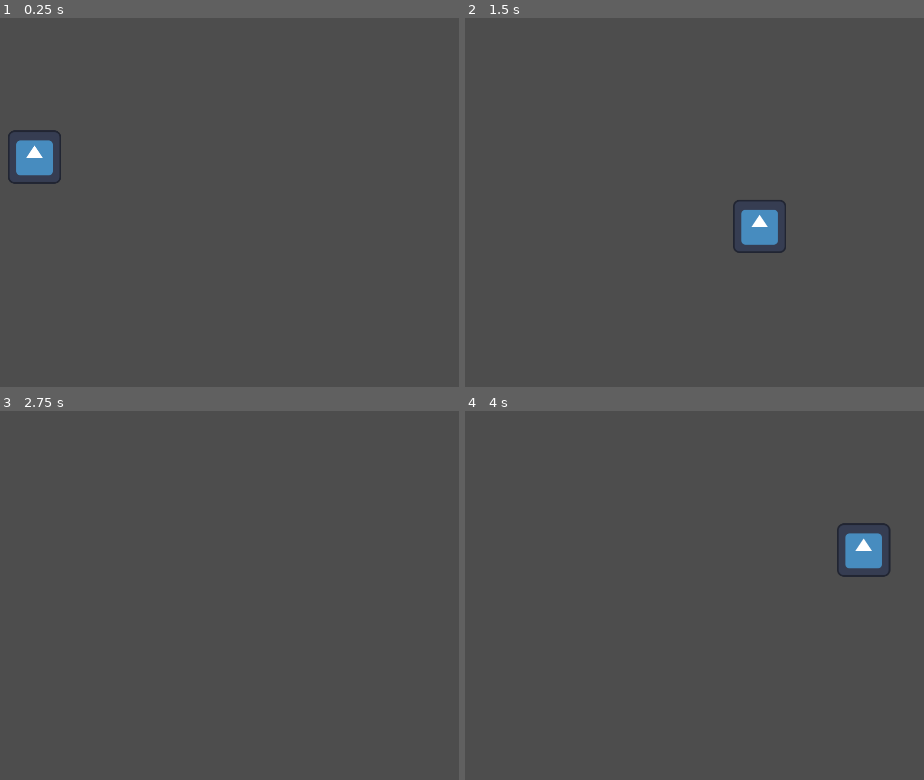
Above: before the commit, frames 1-4 (two rows, left to right).
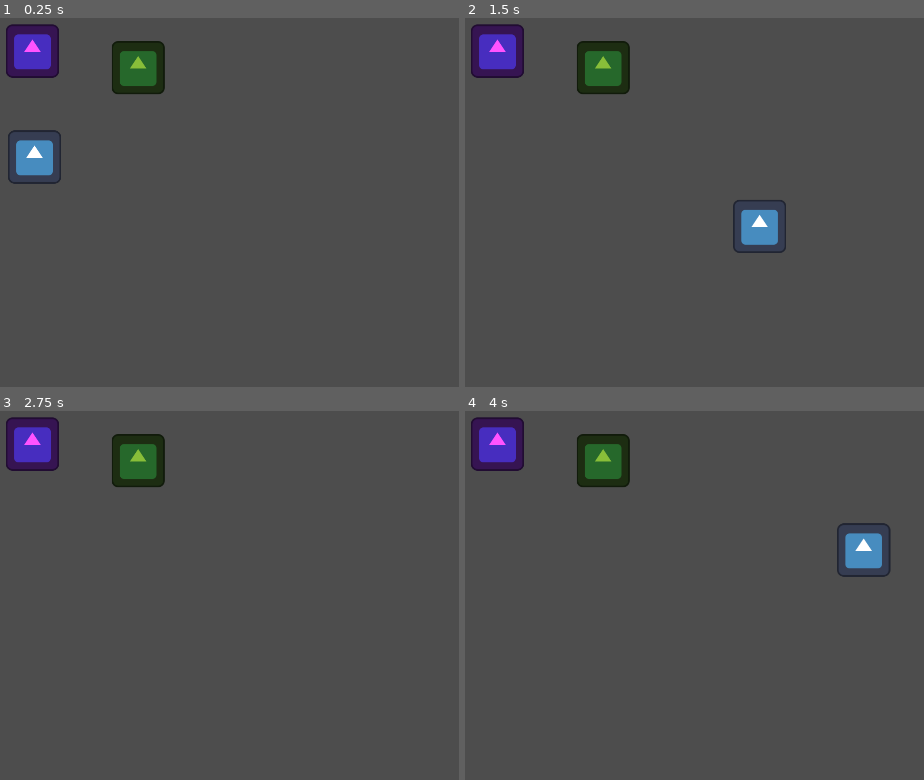
Above: after the commit, the same moments.

Repository: Disablak/godot-jam-noise
Game: Godot game, scene res://scenes/main.tscn
The game is run twice, just before and just after one commit, with the same random seed, the same clock (stepped at 60 frames per second) and the same inputs. The engine's default icon, where the game draws it, is replaced by a stand-in: a white triangle on a blue panel in a dark square.
Inputs:
- Up to frame 1 (0.25 s): no input
- Up to frame 2 (1.5 s): tap Enter at 0.5 s; hold D (right) 0.53-1.28 s; hold S (down) from 1.28 s (still down)
- Up to frame 3 (2.75 s): release S (down) at 2.03 s; hold D (right) from 2.03 s (still down)
- Up to frame 4 (4 s): tap Space at 2.75 s; release D (right) at 2.78 s; hold W (up) 2.78-3.53 s; tap Enter at 3.5 s; hold Left (left) from 3.53 s (still down)

The runs differ from the first frame. In frame 1, 3.3% of the frame differs, in the area x 1-36%, y 1-21%; in frame 2, 3.3%; in frame 3, 3.3%; in frame 4, 3.3%.

Commit message:
interact with object

Diff:
--- /dev/null
+++ b/scenes/interactable_object.tscn
@@ -0,0 +1,17 @@
+[gd_scene load_steps=4 format=3 uid="uid://b1etmgpypsdny"]
+
+[ext_resource type="Script" uid="uid://dolhu4t42p8e" path="res://scripts/interactable_object.gd" id="1_1cvqn"]
+[ext_resource type="Texture2D" uid="uid://ceuy0c067rqwv" path="res://icon.svg" id="2_1t2qe"]
+
+[sub_resource type="RectangleShape2D" id="RectangleShape2D_0wfyh"]
+size = Vector2(100, 100)
+
+[node name="InteractableObject" type="StaticBody2D"]
+script = ExtResource("1_1cvqn")
+
+[node name="CollisionShape2D" type="CollisionShape2D" parent="."]
+shape = SubResource("RectangleShape2D_0wfyh")
+
+[node name="Sprite2D" type="Sprite2D" parent="."]
+self_modulate = Color(1, 0.32549, 1, 1)
+texture = ExtResource("2_1t2qe")
--- a/scenes/main.tscn
+++ b/scenes/main.tscn
@@ -1,6 +1,7 @@
-[gd_scene load_steps=3 format=3 uid="uid://bq7wh8xvvc37l"]
+[gd_scene load_steps=4 format=3 uid="uid://bq7wh8xvvc37l"]
 
 [ext_resource type="PackedScene" uid="uid://j5xmm3wjcflk" path="res://scenes/player.tscn" id="1_o5qli"]
+[ext_resource type="PackedScene" uid="uid://b1etmgpypsdny" path="res://scenes/interactable_object.tscn" id="2_0wfyh"]
 
 [sub_resource type="RectangleShape2D" id="RectangleShape2D_o5qli"]
 size = Vector2(100, 1080)
@@ -15,3 +16,14 @@
 
 [node name="CollisionShape2D" type="CollisionShape2D" parent="StaticBody2D"]
 shape = SubResource("RectangleShape2D_o5qli")
+
+[node name="InteractableObject" parent="." instance=ExtResource("2_0wfyh")]
+position = Vector2(895, 272)
+
+[node name="InteractableObject2" parent="." instance=ExtResource("2_0wfyh")]
+position = Vector2(1149, 312)
+
+[node name="Sprite2D" parent="InteractableObject2" index="1"]
+self_modulate = Color(0.532149, 0.745655, 0.223466, 1)
+
+[editable path="InteractableObject2"]
--- /dev/null
+++ b/scripts/interactable_object.gd
@@ -0,0 +1,2 @@
+class_name InteractableObject
+extends StaticBody2D
--- a/scripts/player.gd
+++ b/scripts/player.gd
@@ -3,6 +3,8 @@
 
 
 @export var speed: float = 10
+
+var _last_collision_id: int = -1
 
 
 func _update_velocity_by_inputs(delta):
@@ -13,3 +15,14 @@
 func _physics_process(delta: float) -> void:
 	_update_velocity_by_inputs(delta)
 	move_and_slide()
+	_manage_collision()
+
+
+func _manage_collision():
+	var last_collision: KinematicCollision2D = get_last_slide_collision()
+	if last_collision:
+		if _last_collision_id != last_collision.get_collider_id():
+			_last_collision_id = last_collision.get_collider_id()
+			print(_last_collision_id)
+	else:
+		_last_collision_id = -1
Not shown, added: scripts/interactable_object.gd.uid
